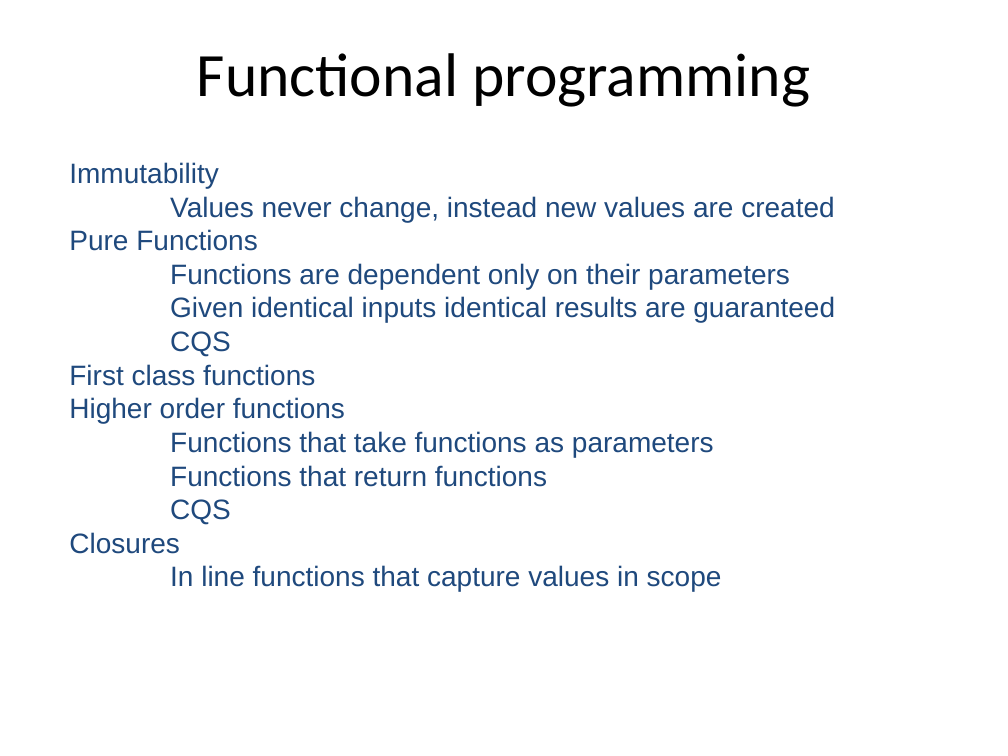
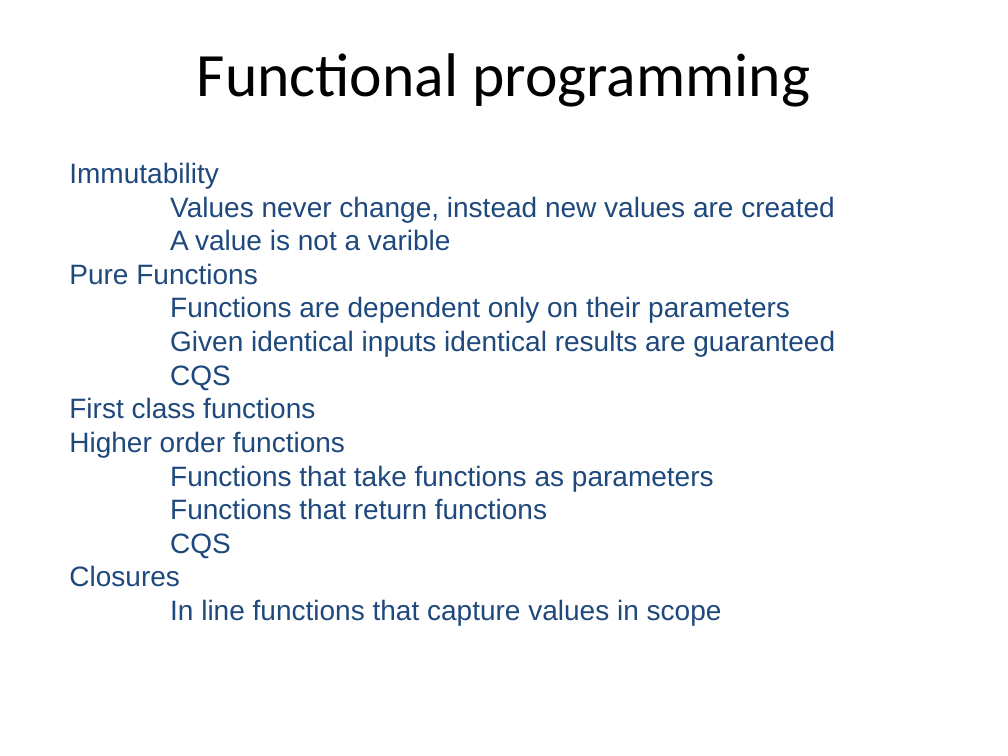
Before and after one commit to mlidbom/FSharpElevate, a slide deck: slide 3 of FSharp2.pptx. Drawn at 1008x756 pixels with LibreOffice and Linux fonts; fonts in the diff are those of the drawing. Boxes give left, top, right and bottom in pixels: in the first picture for what was removed or moved away, otherwise in the second. Text is boxed around its words. In the diff, an @@ line names an element or a change of style, - is before the commit and + after.

```diff
--- a/FSharp2.pptx
+++ b/FSharp2.pptx
@@ text in free at [170,229,451,251]: paragraph added @@
+A value is not a varible
```
Also in this commit, not shown: 2 other slides changed, 1 other file.
